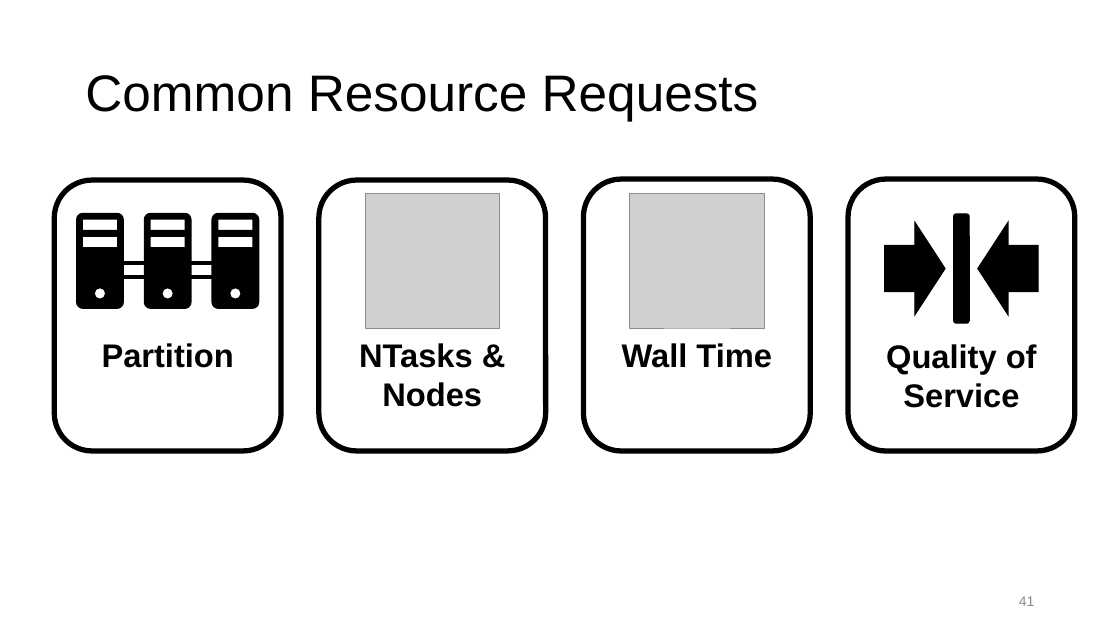
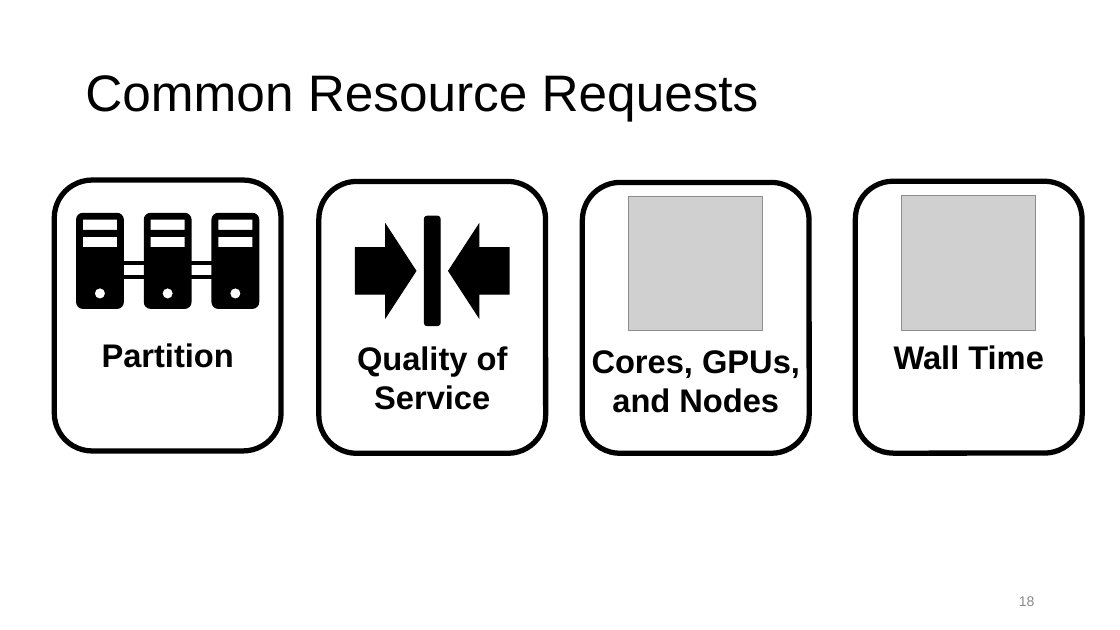
Before and after one commit to ResearchComputing/Getting_Started_With_Research_Computing, a slide deck: slide 18 of Command_Line_And_Job_Scheduling.pptx (slide 41 before the commit). Drawn at 1120x630 pixels with LibreOffice and Linux fonts; fonts in the diff are those of the drawing; grey boxes stand for pictures; background and template pictures are left out. Boxes give left, top, right and bottom in pixels: in the first picture for what was removed or moved away, otherwise in the second. Text is boxed around its words. In the diff, an @@ line names an element or a change of style, - is before the commit and + after.

Commit message:
reorganize content so that it goes from login nodes to the available resources to requesting a job

```diff
--- a/Command_Line_And_Job_Scheduling.pptx
+++ b/Command_Line_And_Job_Scheduling.pptx
@@ picture removed at bbox=[365, 194, 500, 329] @@
@@ rounded rectangle: place and size @@
-rounded rectangle at bbox=[319, 180, 546, 451]
+rounded rectangle at bbox=[582, 182, 809, 454]
@@ rounded rectangle: place and size @@
-rounded rectangle at bbox=[584, 179, 811, 451]
+rounded rectangle at bbox=[855, 181, 1082, 454]
@@ picture added at bbox=[902, 196, 1036, 330] @@
@@ 2 left arrows, 1 rounded rectangle: place and size @@
-2 left arrows, 1 rounded rectangle at bbox=[849, 179, 1075, 451]
+2 left arrows, 1 rounded rectangle at bbox=[319, 181, 546, 454]
@@ rounded rectangle: place and size @@
-rounded rectangle at bbox=[954, 214, 969, 323]
+rounded rectangle at bbox=[424, 217, 439, 326]
@@ text "Quality of Service": place and size @@
-text "Quality of Service" at bbox=[886, 344, 1037, 408]
+text "Quality of Service" at bbox=[357, 346, 508, 410]
@@ text at bbox=[592, 350, 800, 413]: text changed @@
-NTasks &
-Nodes
+Cores, GPUs,
+and Nodes
@@ text "Wall Time": place and size @@
-text "Wall Time" at bbox=[622, 343, 772, 368]
+text "Wall Time" at bbox=[894, 345, 1044, 370]
@@ page number at bbox=[1019, 596, 1035, 606]: text changed @@
-41
+18
```
Also in this commit, not shown: 20 other slides changed, 11 slides added, 17 slides removed, 1 other file.
